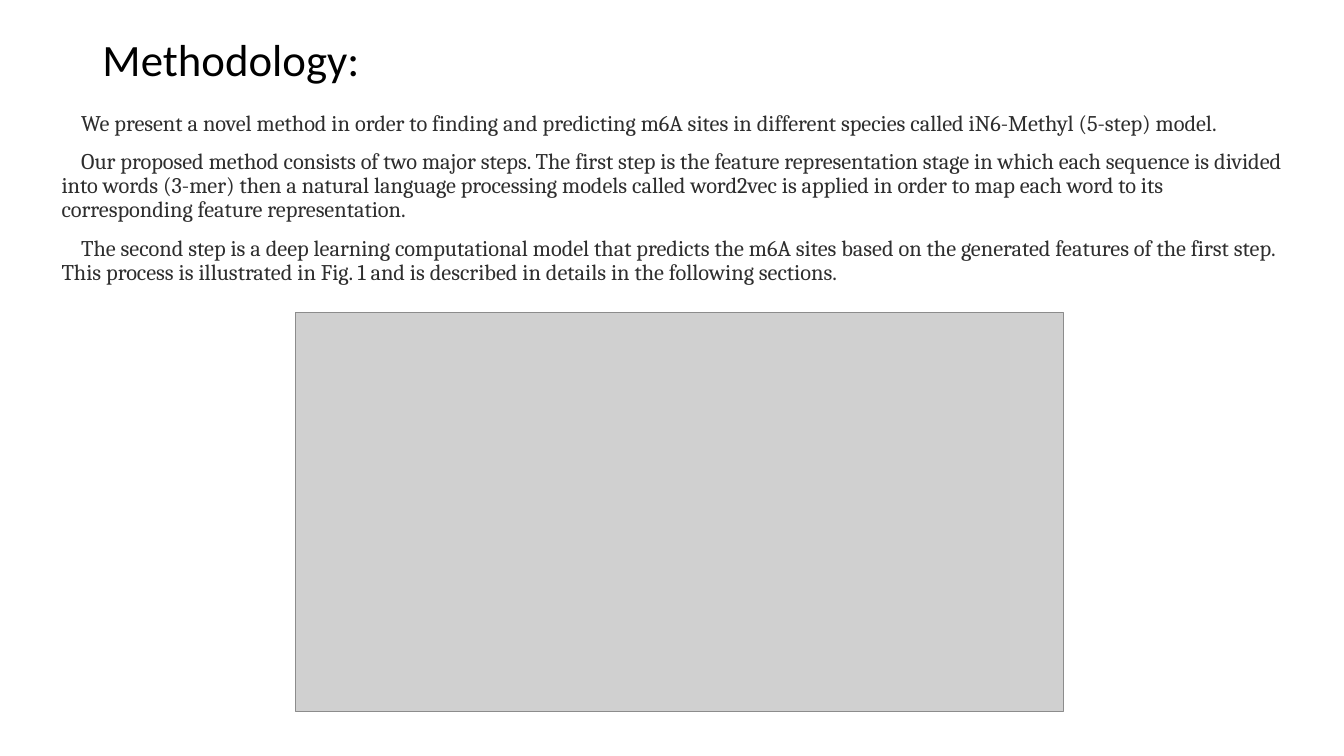
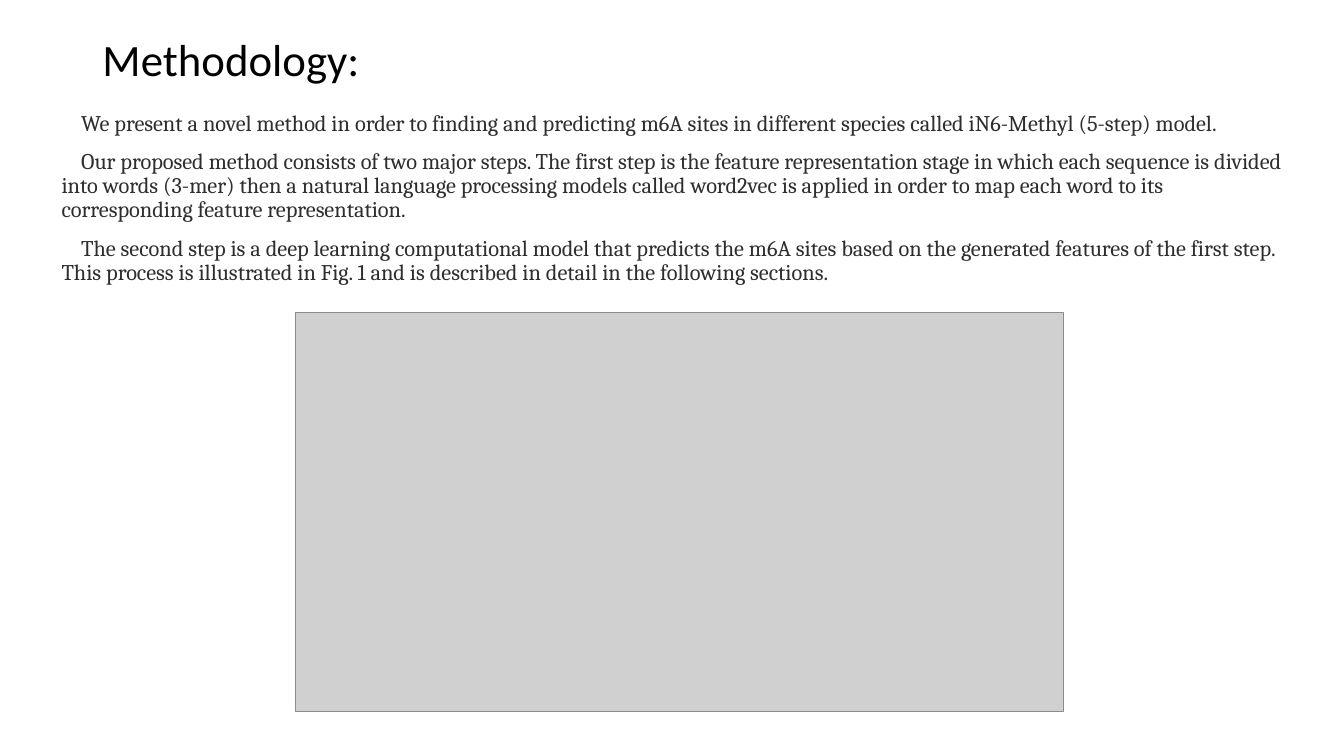
Before and after one commit to YanChengHuang/paper_implement, a slide deck: slide 9 of iN6-Methyl/Presentation/iN6-Methyl.pptx. Drawn at 1344x756 pixels with LibreOffice and Linux fonts; fonts in the diff are those of the drawing; grey boxes stand for pictures. Boxes give left, top, right and bottom in pixels: in the first picture for what was removed or moved away, otherwise in the second. Text is boxed around its words. In the diff, an @@ line names an element or a change of style, - is before the commit and + after.

```diff
--- a/iN6-Methyl/Presentation/iN6-Methyl.pptx
+++ b/iN6-Methyl/Presentation/iN6-Methyl.pptx
@@ text at [62,240,1276,285]: text changed @@
-The second step is a deep learning computational model that predicts the m6A sites based on the generated features of the first step. This process is illustrated in Fig. 1 and is described in details in the following sections.
+The second step is a deep learning computational model that predicts the m6A sites based on the generated features of the first step. This process is illustrated in Fig. 1 and is described in detail in the following sections.
```
Also in this commit, not shown: 5 other slides changed, 4 other files.
